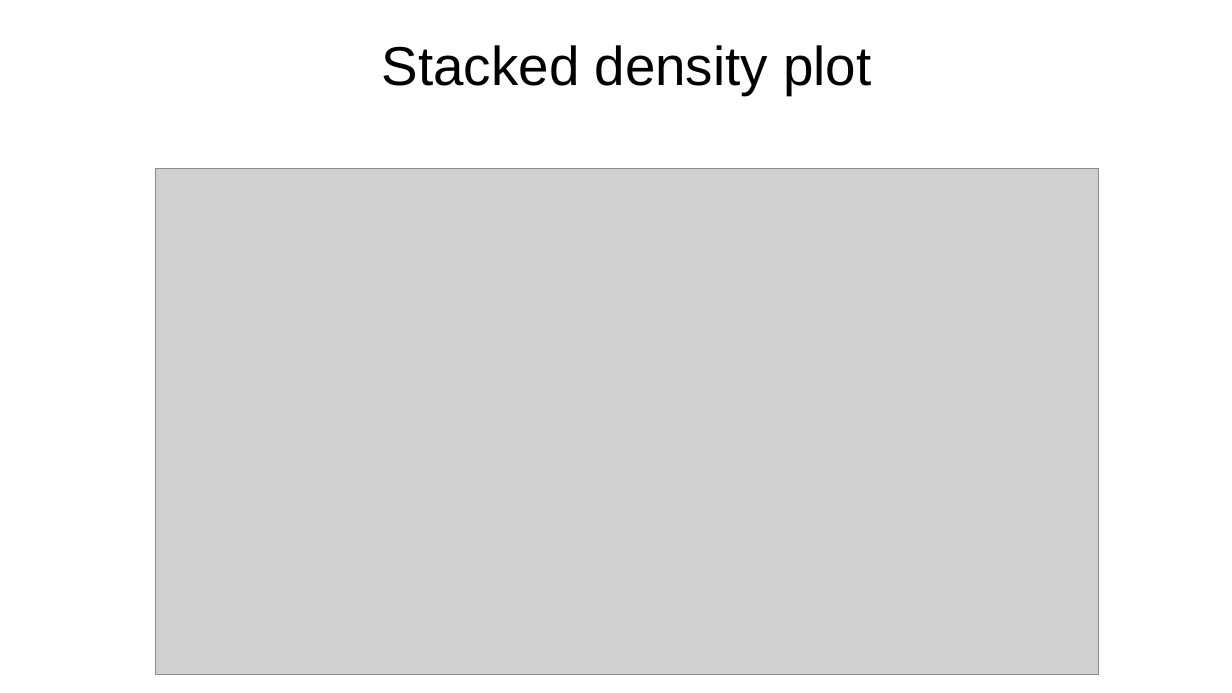
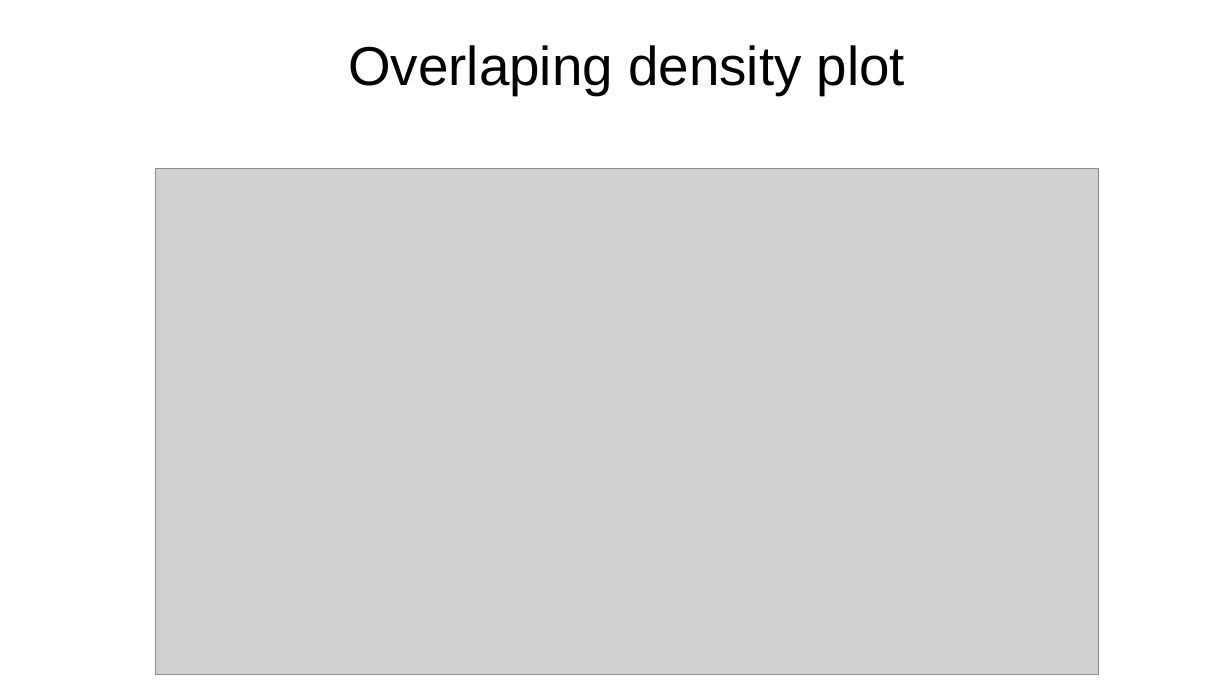
Before and after one commit to OgrodowskiJedrzej/Intro-To-Data-Science-Notebooks, a slide deck: slide 49 of Data Visualization pt. 1/Data Visualization pt. 1.pptx (slide 22 before the commit). Drawn at 1232x693 pixels with LibreOffice and Linux fonts; fonts in the diff are those of the drawing; grey boxes stand for pictures. Boxes give left, top, right and bottom in pixels: in the first picture for what was removed or moved away, otherwise in the second. Text is boxed around its words. In the diff, an @@ line names an element or a change of style, - is before the commit and + after.

```diff
--- a/Data Visualization pt. 1/Data Visualization pt. 1.pptx
+++ b/Data Visualization pt. 1/Data Visualization pt. 1.pptx
@@ text at [348, 45, 905, 95]: text changed @@
-Stacked density plot
+Overlaping density plot
```
Also in this commit, not shown: 2 other slides changed, 27 slides added, 1 other file.
